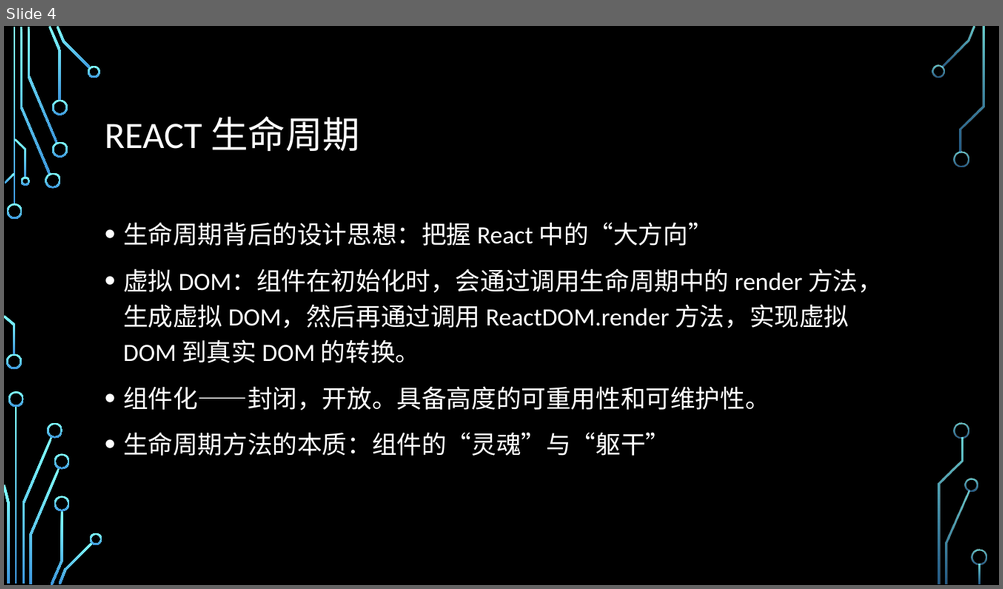
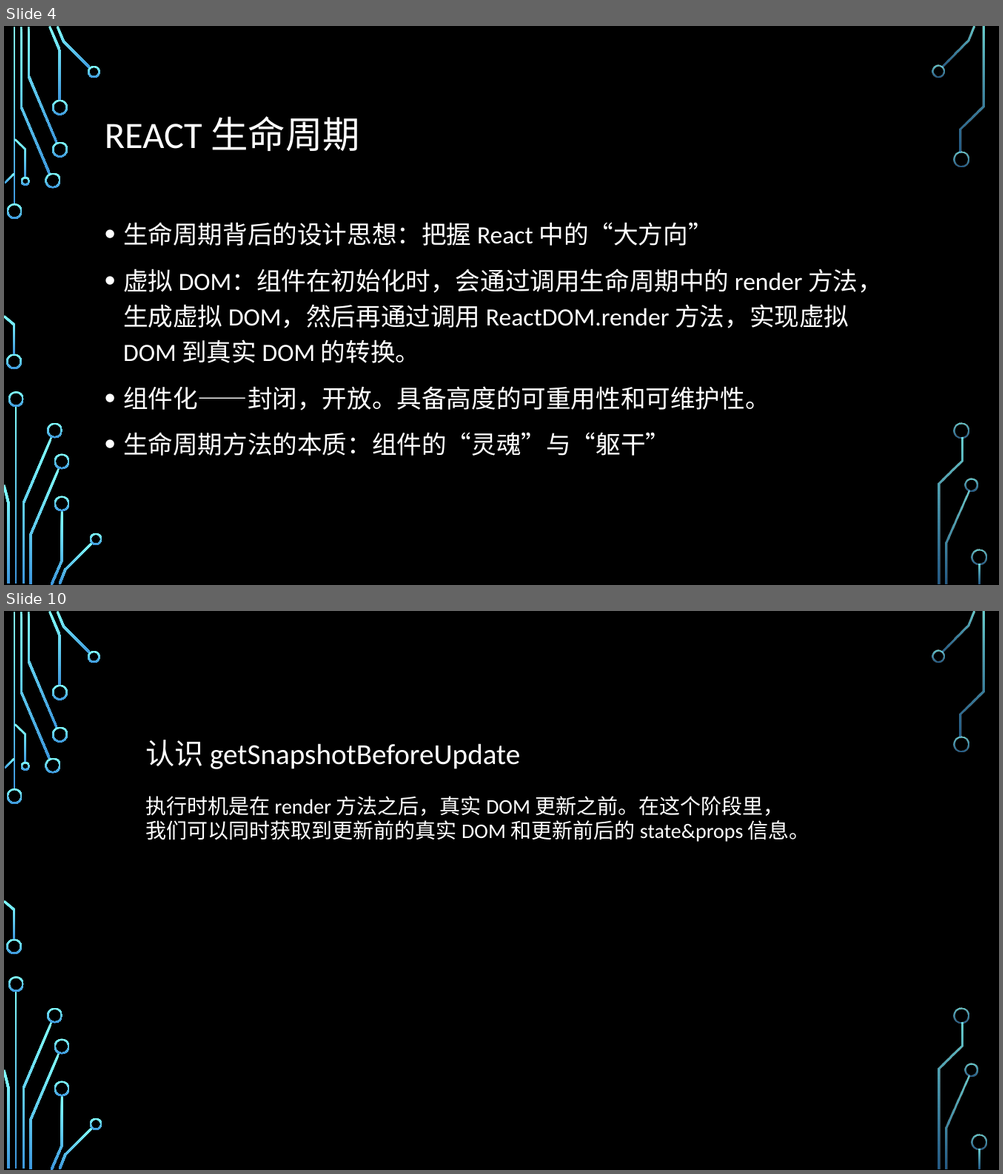
Before and after one commit to jiangyanghe/lagou-lesson, a slide deck: REACT/assets/react 分享.pptx. Shown one above the other, each under a label of ours: slide 4 before the commit, slides 4 and 10 after it; the slides between them are not shown. The pictures are 1003x589 and 1003x1174 pixels, drawn with LibreOffice and Linux fonts; fonts in the diff are those of the drawing; background and template pictures are left out. Boxes give left, top, right and bottom in pixels: in the first picture for what was removed or moved away, otherwise in the second. Text is boxed around its words. In the diff, an @@ line names an element or a change of style, - is before the commit and + after.

```diff
--- a/REACT/assets/react 分享.pptx
+++ b/REACT/assets/react 分享.pptx
@@ slide 10 added at (x1=4, y1=611, x2=999, y2=1170), background picture (left out); not listed: 36 template elements that a slide beside it also shows @@
@@ text added at (x1=145, y1=740, x2=810, y2=842), 20 pt, text #FFFFFF @@
+认识 getSnapshotBeforeUpdate
+执行时机是在 render 方法之后，真实 DOM 更新之前。在这个阶段里，
+我们可以同时获取到更新前的真实 DOM 和更新前后的 state&props 信息。
```
Also in this commit, not shown: 1 slide changed, 8 other slides added, 1 other file.
